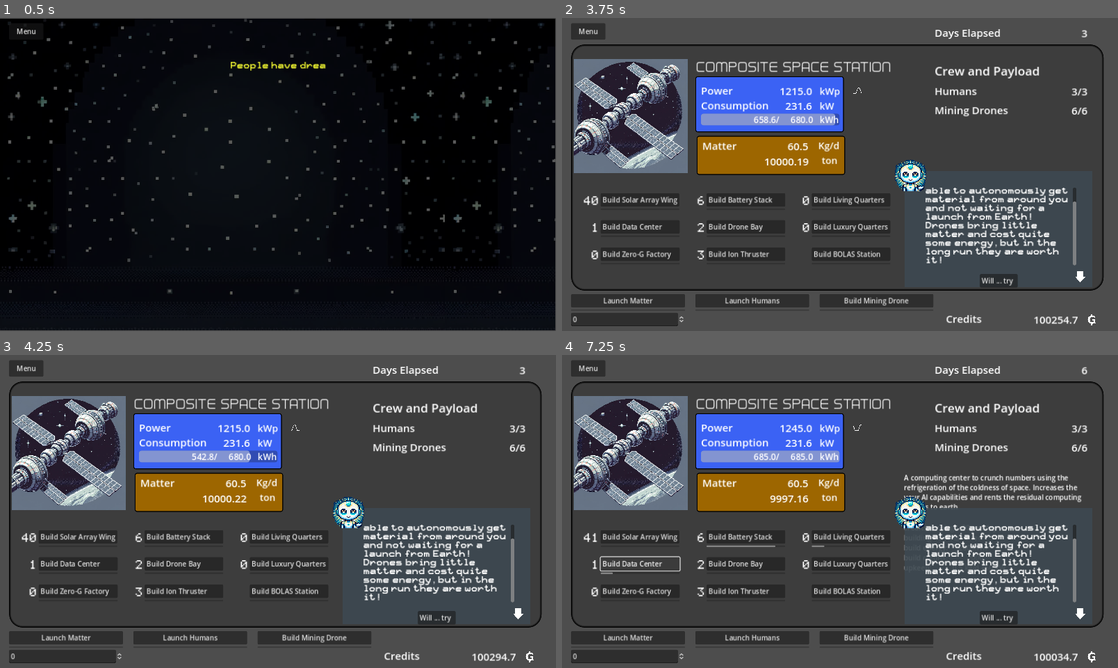
Above: before the commit, frames 1-4 (two rows, left to right).
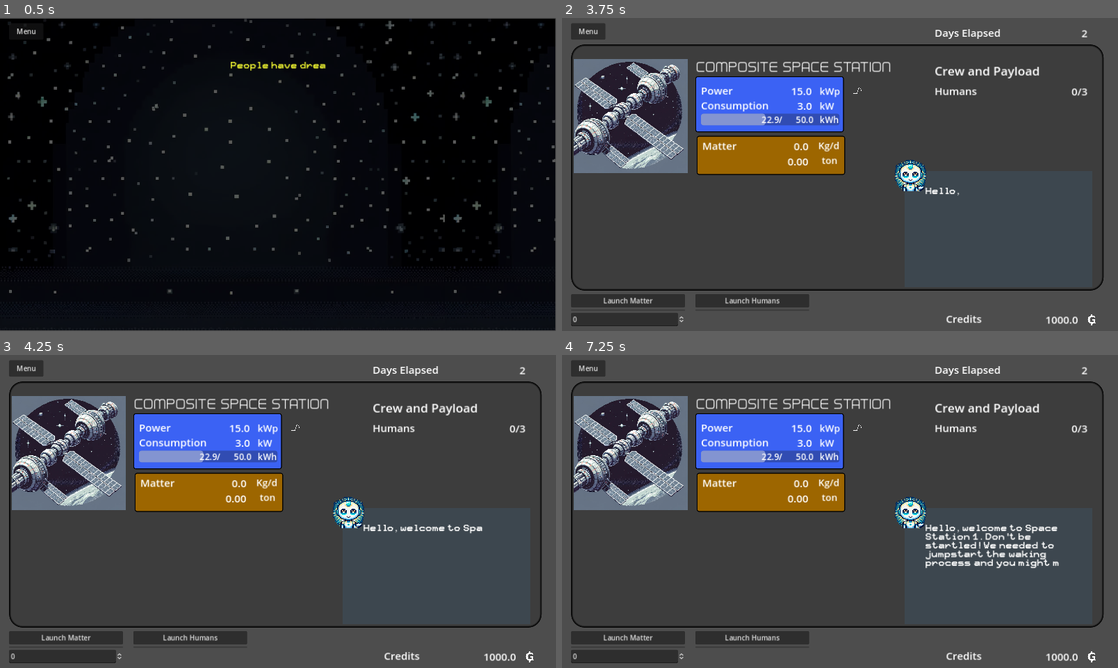
Above: after the commit, the same moments.

Repository: AndreaIdini/StarPilgrims
Game: Godot game, scene res://main.tscn
Two runs of this game, one before a commit and one after it. Both use one fixed random seed, a clock stepped at 60 frames per second and the inputs below.
Inputs (mouse positions are in pixels of both pictures, inside the frame that each line leads up to):
- Up to frame 1 (0.5 s): no input
- Up to frame 2 (3.75 s): click "Launch Humans" at 0.5 s; click "Launch Humans" at 1.25 s; click "Launch Matter" at 2 s; click "Launch Matter" at 2.75 s; click "Let's embark on this adventur…" at 3.5 s
- Up to frame 3 (4.25 s): no input
- Up to frame 4 (7.25 s): click (639, 536) at 4.25 s, where only the run before the commit has a clickable "Build Solar Array Wing"; click (745, 536) at 5 s, where only the run before the commit has a clickable "Build Battery Stack"; click (851, 536) at 5.75 s, where only the run before the commit has a clickable "Build Living Quarters"; click (639, 564) at 6.5 s, where only the run before the commit has a clickable "Build Data Center"

Frame 1 is identical in both runs. In frame 2, 5.7% of the frame differs, in the area x 3-95%, y 4-98%; in frame 3, 5.6%; in frame 4, 7.4%, in the area x 3-95%, y 3-98%.

Commit message:
removed cheat

Diff:
--- a/Station.gd
+++ b/Station.gd
@@ -1,7 +1,7 @@
 extends Node
 
 class_name Station
-var cheat = true
+var cheat = false
 
 var time = 0.
 
